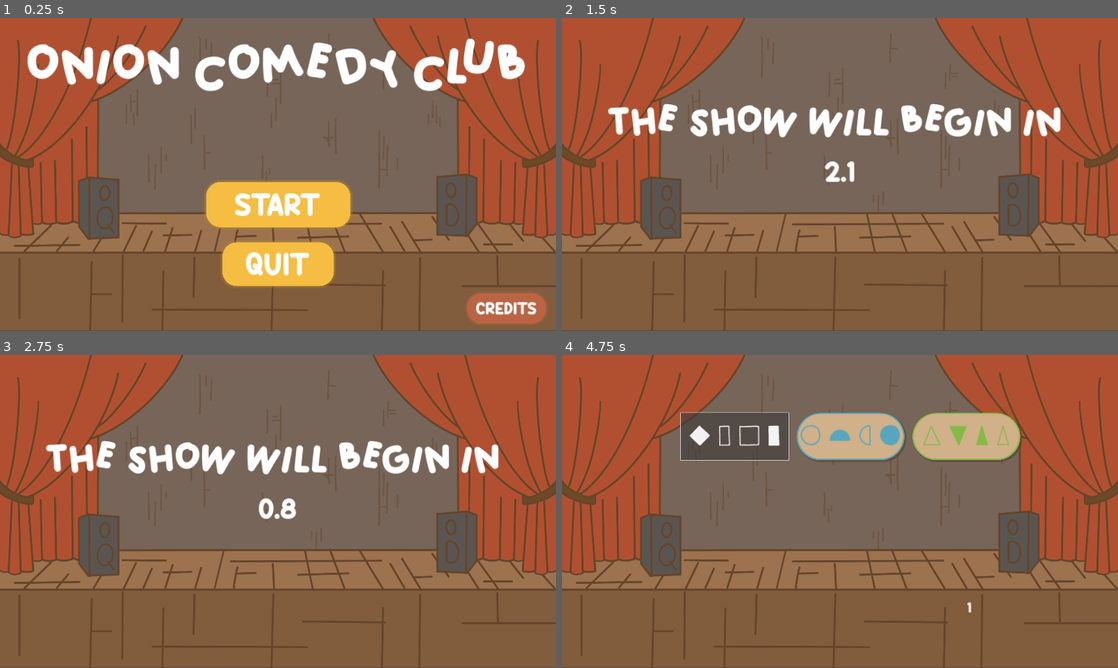
Above: before the commit, frames 1-4 (two rows, left to right).
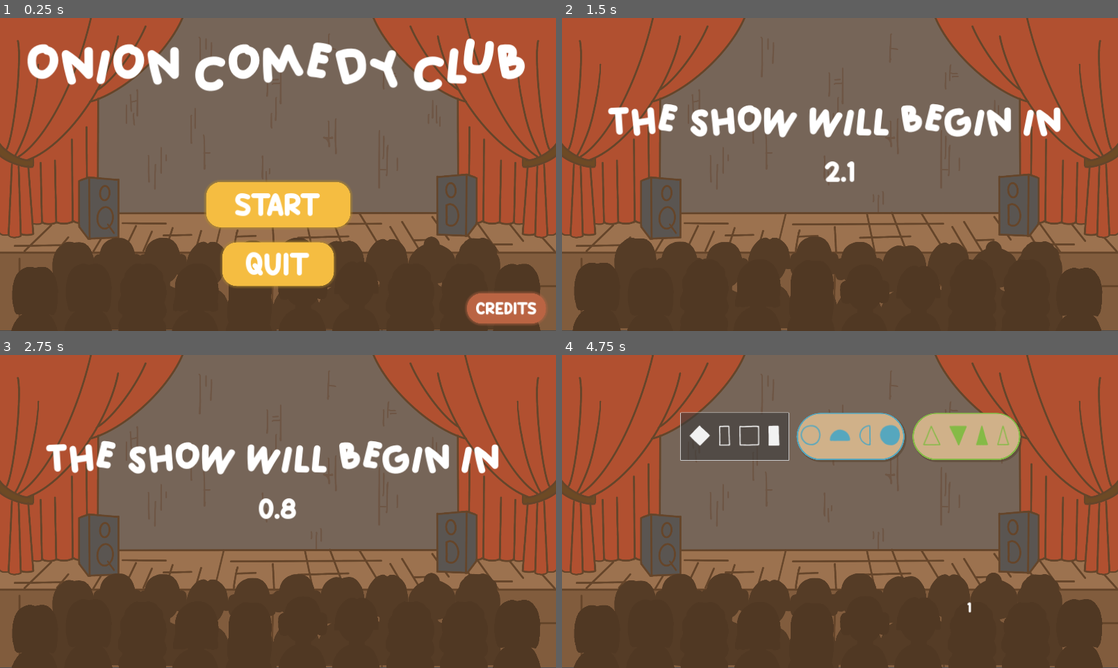
Above: after the commit, the same moments.

Repository: IridescenceFR/GlobalGameJam2024
Game: Godot game, scene res://Scenes/Main.tscn
Same seed, same stepped clock (60 frames per second), same inputs: the game is played once before the commit and once after it.
Inputs:
- Up to frame 1 (0.25 s): no input
- Up to frame 2 (1.5 s): click "START" at 0.5 s; hold A (q_key_show) from 1.28 s (still down)
- Up to frame 3 (2.75 s): release A (q_key_show) at 2.03 s; tap S (s_key_suppress) at 2.1 s
- Up to frame 4 (4.75 s): hold A (q_key_show) 2.78-3.53 s; tap S (s_key_suppress) at 3.6 s; click "Y e a E" at 4.25 s

The runs differ from the first frame. In frame 1, 20% of the frame differs, in the area x 2-98%, y 69-100%; in frame 2, 23%; in frame 3, 23%; in frame 4, 23%.

Commit message:
spectators add to main

Diff:
--- a/Spectateur/Scripts/Spectator.gd
+++ b/Spectateur/Scripts/Spectator.gd
@@ -55,13 +55,11 @@
 		textureSpectatorArrayBack = [textureSpectator1fonce, textureSpectator2fonce, textureSpectator3fonce,
 		textureSpectator4fonce, textureSpectator5fonce, textureSpectator6fonce, textureSpectator7fonce,
 		textureSpectator8fonce]
-		var rand_index = randi() % textureSpectatorArrayBack.size()
-		get_child(0,false).texture = load(textureSpectatorArrayBack[rand_index])
+		get_child(0,false).texture = load(textureSpectatorArrayBack.pick_random())
 	else:
 		textureSpectatorArrayFront = [textureSpectator1, textureSpectator2, textureSpectator3, textureSpectator4,
 		textureSpectator5, textureSpectator6, textureSpectator7, textureSpectator8]
-		var rand_index = randi() % textureSpectatorArrayFront.size()
-		get_child(0,false).texture = load(textureSpectatorArrayFront[rand_index])
+		get_child(0,false).texture = load(textureSpectatorArrayFront.pick_random())
 	currentPosition = position
 
 
@@ -76,7 +74,7 @@
 	if position.y > currentPosition.y + idleRange:
 		is_go_up = true
 
-	position += direction * (idleRange + randi_range(speedRange,-speedRange)) * delta
+	position += direction * (idleSpeed + randi_range(speedRange,-speedRange)) * delta
 
 
 func show_aura():
--- a/Spectateur/Scripts/testSpectator.gd
+++ b/Spectateur/Scripts/testSpectator.gd
@@ -1,7 +1,6 @@
 extends Node2D
 
 #@onready var spectator = %Spectator
-@export var basePosition : Vector2 = Vector2(250, 920)
 #signal cherchant à déclancher le changement de la couleur de l'aura d'un spectateur
 signal show_aura()
 
@@ -13,7 +12,7 @@
 	create_spectators()
 
 func create_spectators():
-	var newPos : Vector2 = basePosition
+	var newPos : Vector2 = Vector2(250, 920)
 	var spectator_scene : PackedScene = load("res://Spectateur/Spectator.tscn")
 
 	for i in range(10):
--- a/Spectateur/Spectator.tscn
+++ b/Spectateur/Spectator.tscn
@@ -5,7 +5,7 @@
 
 [node name="Spectator" type="Node2D"]
 script = ExtResource("1_5uy1o")
-idleSpeed = 100.0
+idleSpeed = 20.0
 idleRange = 10
 speedRange = 10
 
--- a/scripts/Main.gd
+++ b/scripts/Main.gd
@@ -1,6 +1,14 @@
 extends Node
 
 var score = 0;
+var spectators_array : Array
+
+signal show_aura()
+#signal cherchant à déclancher le changement de la couleur de l'aura d'un spectateur
+signal suppress_aura()
+
+func _ready():
+	create_spectators()
 
 func game_over():
 	$ScoreTimer.stop()
@@ -54,3 +62,29 @@
 func _on_breathe_between_jokes_timer_timeout():
 	# RESTART DES BULLES
 	spawn_bubble()
+
+func create_spectators():
+	var newPos : Vector2 = Vector2(250, 920)
+	var spectator_scene : PackedScene = load("res://Spectateur/Spectator.tscn")
+
+	for i in range(10):
+		var newSpec = spectator_scene.instantiate()
+		newSpec.position = newPos
+		newSpec.is_back = false
+		spectators_array.push_back(newSpec)
+		add_child(newSpec)
+		show_aura.connect(newSpec._on_test_spectateur_show_aura)
+		suppress_aura.connect(newSpec._on_test_spectateur_suppress_aura)
+		newPos.x += 155
+
+	newPos = Vector2(120, 1000)
+
+	for i in range(10):
+		var newSpec = spectator_scene.instantiate()
+		newSpec.position = newPos
+		newSpec.is_back = true
+		spectators_array.push_back(newSpec)
+		add_child(newSpec)
+		show_aura.connect(newSpec._on_test_spectateur_show_aura)
+		suppress_aura.connect(newSpec._on_test_spectateur_suppress_aura)
+		newPos.x += 185
Not shown: 1 places in Scenes/Main.tscn that only renumber resources
